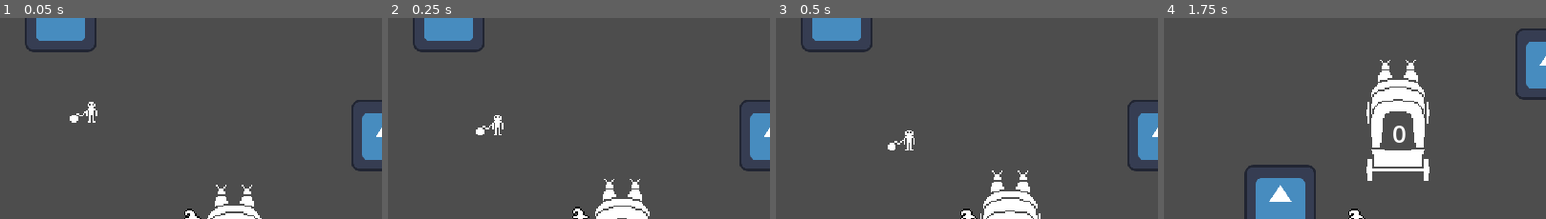
Above: before the commit, frames 1-4 (left to right).
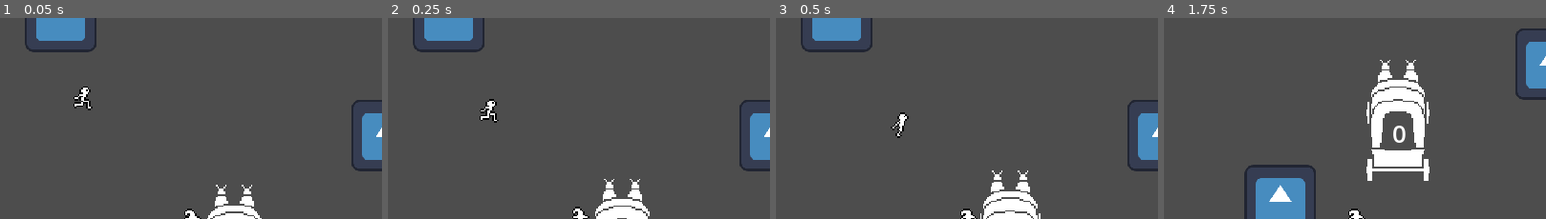
Above: after the commit, the same moments.

Repository: DanX3/1bitjam
Game: Godot game, scene res://scenes/tolo.tscn
The game is run twice, just before and just after one commit, with the same random seed, the same clock (stepped at 60 frames per second) and the same inputs. The engine's default icon, where the game draws it, is replaced by a stand-in: a white triangle on a blue panel in a dark square.
Inputs (mouse positions are % of the whole screen's width and height, from its top left):
- Up to frame 1 (0.05 s): no input
- Up to frame 2 (0.25 s): no input
- Up to frame 3 (0.5 s): no input
- Up to frame 4 (1.75 s): tap Enter (ui_accept) at 0.5, 0.77, 1.52 s; move the mouse to (72, 48) at 0.52 s; hold D (move_right) 0.53-1.28 s; click (72, 48) at 0.6 s; move the mouse to (30, 59) at 1.27 s; hold S (move_down) from 1.28 s (still down); tap Shift at 1.35 s
The pictures show only the part of the screen within x 25-75%, y 0-50%; the shares and areas given below are measured in that part.

The runs differ from the first frame. In frame 1, 0.5% of the frame differs, in the area x 18-26%, y 34-53%; in frame 2, 0.6%, in the area x 23-31%, y 40-59%; in frame 3, 0.5%; in frame 4, nothing differs.

Commit message:
added animatoin for refugee

Diff:
--- a/scenes/refugee.tscn
+++ b/scenes/refugee.tscn
@@ -1,24 +1,45 @@
-[gd_scene load_steps=6 format=3 uid="uid://cl7tyo2fnat2d"]
+[gd_scene load_steps=9 format=3 uid="uid://cl7tyo2fnat2d"]
 
 [ext_resource type="Script" path="res://scripts/refugee.gd" id="1_cjycd"]
-[ext_resource type="Texture2D" uid="uid://d2uvfm8pstq0m" path="res://assets/tileset.png" id="2_ttke4"]
+[ext_resource type="Texture2D" uid="uid://dcvtw07b1dm03" path="res://assets/runner.png" id="2_ylley"]
 
 [sub_resource type="RectangleShape2D" id="RectangleShape2D_7ng8l"]
 size = Vector2(14, 14)
 
-[sub_resource type="AtlasTexture" id="AtlasTexture_m3p2x"]
-atlas = ExtResource("2_ttke4")
-region = Rect2(64, 64, 32, 32)
+[sub_resource type="AtlasTexture" id="AtlasTexture_slgmy"]
+atlas = ExtResource("2_ylley")
+region = Rect2(0, 0, 16, 16)
+
+[sub_resource type="AtlasTexture" id="AtlasTexture_6dx2j"]
+atlas = ExtResource("2_ylley")
+region = Rect2(16, 0, 16, 16)
+
+[sub_resource type="AtlasTexture" id="AtlasTexture_sax1b"]
+atlas = ExtResource("2_ylley")
+region = Rect2(32, 0, 16, 16)
+
+[sub_resource type="AtlasTexture" id="AtlasTexture_m7afk"]
+atlas = ExtResource("2_ylley")
+region = Rect2(48, 0, 16, 16)
 
 [sub_resource type="SpriteFrames" id="SpriteFrames_s06ae"]
 animations = [{
 "frames": [{
 "duration": 1.0,
-"texture": SubResource("AtlasTexture_m3p2x")
+"texture": SubResource("AtlasTexture_slgmy")
+}, {
+"duration": 1.0,
+"texture": SubResource("AtlasTexture_6dx2j")
+}, {
+"duration": 1.0,
+"texture": SubResource("AtlasTexture_sax1b")
+}, {
+"duration": 1.0,
+"texture": SubResource("AtlasTexture_m7afk")
 }],
 "loop": true,
 "name": &"default",
-"speed": 5.0
+"speed": 10.0
 }]
 
 [node name="Refugee" type="CharacterBody2D"]
@@ -35,3 +56,4 @@
 position = Vector2(0, -16)
 sprite_frames = SubResource("SpriteFrames_s06ae")
 autoplay = "default"
+frame_progress = 0.480664
